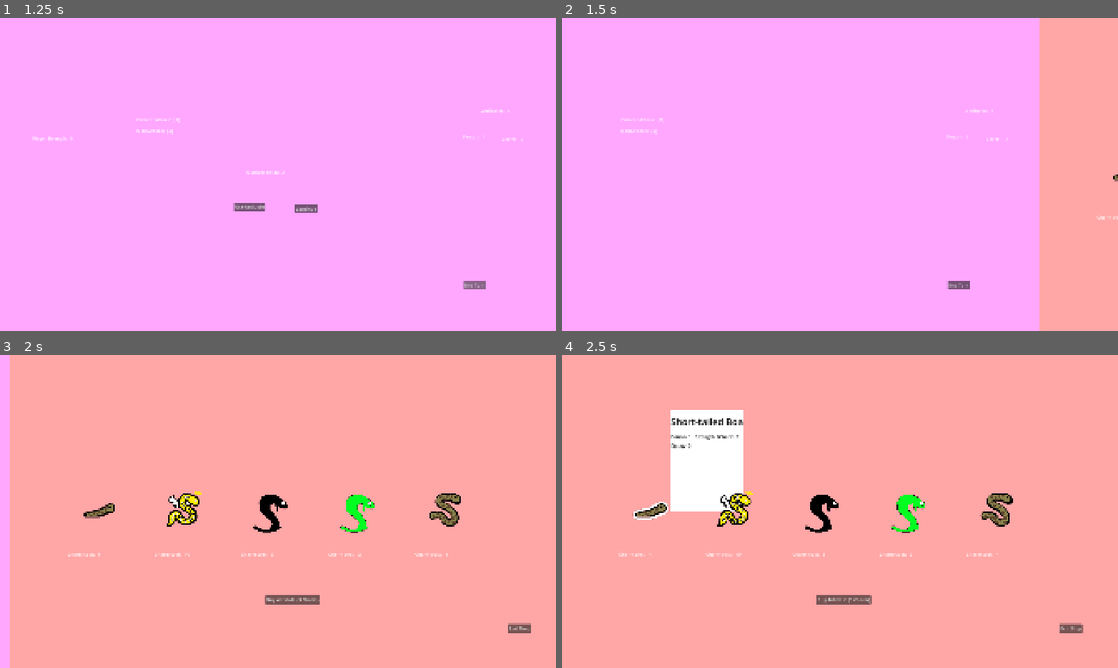
Above: before the commit, frames 1-4 (two rows, left to right).
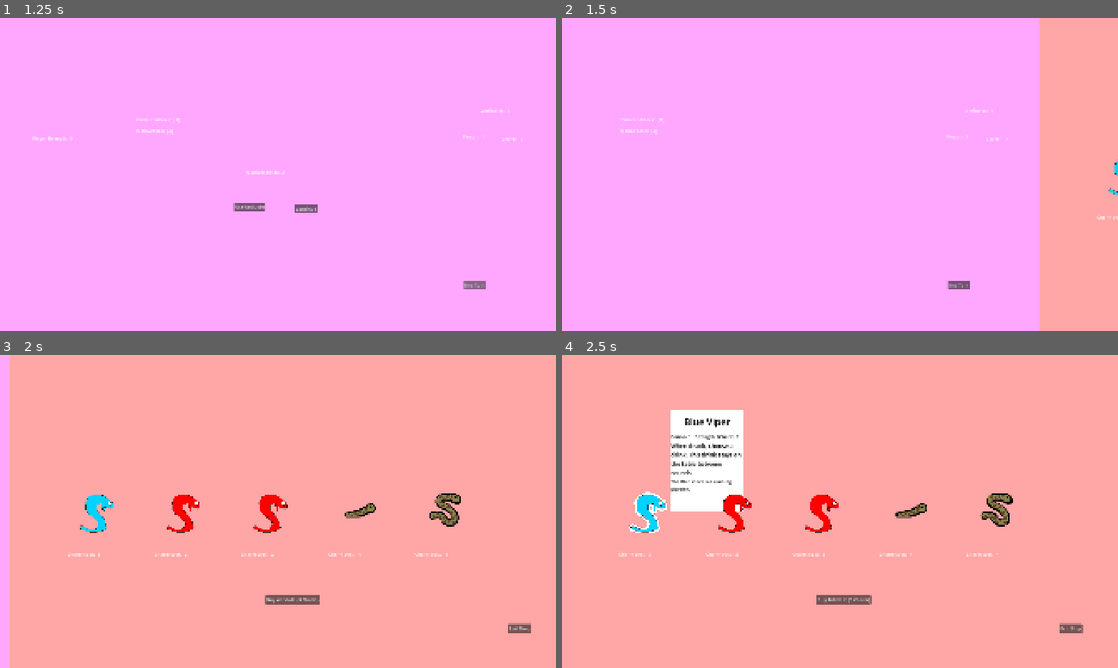
Above: after the commit, the same moments.

Repository: Novali91/Snakeeyes
Game: Godot game, scene res://01_Managers/01_StateManager/top_state_machine.tscn
The game is run twice, just before and just after one commit, with the same random seed, the same clock (stepped at 60 frames per second) and the same inputs.
Inputs (mouse positions are in pixels of both pictures, inside the frame that each line leads up to):
- Up to frame 1 (1.25 s): click "End Turn" at 0.5 s
- Up to frame 2 (1.5 s): click "Continue" at 1.25 s
- Up to frame 3 (2 s): no input
- Up to frame 4 (2.5 s): move the mouse to (662, 511) at 2.02 s; hold Right (right) from 2.03 s (still down); click (662, 511) at 2.17 s

Frame 1 is identical in both runs. In frame 2, less than 0.1% of the frame differs, in the area x 98-100%, y 45-57%; in frame 3, 1.7%; in frame 4, 2.6%, in the area x 12-66%, y 20-65%.

Commit message:
Added cannibal snake and ambush viper and reworked blue viper

Diff:
--- a/01_Managers/01_StateManager/01_States/02_Play/ability_helper.gd
+++ b/01_Managers/01_StateManager/01_States/02_Play/ability_helper.gd
@@ -26,7 +26,7 @@
 			## Make it so you can't end turn while selecting?
 			var chosen_drink: Drink = await sm.hand_manager.ability_helper.choose_drink()
 			sm.deck_manager.return_to_drawpile(chosen_drink)
-			sm.hand_manager.ability_helper.slide_drink_back(chosen_drink)
+			sm.hand_manager.ability_helper.give_drink_retain(chosen_drink)
 			sm.camera_manager.unlock_camera()
 		PLACEBOA:
 			draw_cards(1)
--- a/01_Managers/01_StateManager/02_GameStats/game_stats.gd
+++ b/01_Managers/01_StateManager/02_GameStats/game_stats.gd
@@ -34,6 +34,8 @@
 	load("res://02_Deck/02_Snakes/01_SpecificSnakes/long_boa.tres"),
 	load("res://02_Deck/02_Snakes/01_SpecificSnakes/garden_snake.tres"),
 	load("res://02_Deck/02_Snakes/01_SpecificSnakes/clairvoyant_snake.tres"),
+	load("res://02_Deck/02_Snakes/01_SpecificSnakes/ambush_viper.tres"),
+	load("res://02_Deck/02_Snakes/01_SpecificSnakes/cannibal_snake.tres")
 ]
 
 var rare_snakes: Array[SnakeResource] = [
--- a/01_Managers/04_HandManager/hand_ability_helper.gd
+++ b/01_Managers/04_HandManager/hand_ability_helper.gd
@@ -21,3 +21,13 @@
 	drink.input_pickable = false ## Placeholder: Is this how we want to do this?
 	hm.slide_manager.begin_slide_back(drink)
 	return
+
+func give_drink_retain(drink: Drink) -> void:
+	drink.attached_drink.retain = true
+	if drink.attached_drink.description == "No ability.":
+		drink.attached_drink.description = "Stays on the table between turns."
+	else:
+		drink.attached_drink.description += " Stays on the table between turns."
+
+	drink.instantiate_tooltip()
+	return
--- /dev/null
+++ b/02_Deck/01_Drinks/01_SpecificDrinks/ambush_viper_venom.tres
@@ -0,0 +1,16 @@
+[gd_resource type="Resource" script_class="DrinkResource" format=3 uid="uid://duwfy2s813wch"]
+
+[ext_resource type="Texture2D" uid="uid://khalr0y0tw6o" path="res://05_Assets/01_Art/01_DevArt/Ambush_Snake.png" id="1_axjnp"]
+[ext_resource type="Script" uid="uid://cysm36u2jsf44" path="res://02_Deck/01_Drinks/drink_resource.gd" id="1_wre0m"]
+
+[resource]
+script = ExtResource("1_wre0m")
+drink_name = "Ambush Viper Venom"
+drink_sprite = ExtResource("1_axjnp")
+poison = 2
+strength = 4
+cost = 4
+retain = true
+description = "Stays on the table between rounds."
+flavour_text = "Tastes oddly of ground-up grass..."
+metadata/_custom_type_script = "uid://cysm36u2jsf44"
--- a/02_Deck/01_Drinks/01_SpecificDrinks/blue_viper_venom.tres
+++ b/02_Deck/01_Drinks/01_SpecificDrinks/blue_viper_venom.tres
@@ -10,6 +10,6 @@
 poison = 1
 charm = 1
 special_ability = 1
-description = "On drink, put a drink back into your drawpile."
+description = "When drank, choose a drink. This drink stays on the table between rounds."
 flavour_text = "Often drank for recreational means, the Blue Viper's Venom is very hallucinogenic."
 metadata/_custom_type_script = "uid://cysm36u2jsf44"
--- /dev/null
+++ b/02_Deck/01_Drinks/01_SpecificDrinks/cannibal_snake_venom.tres
@@ -0,0 +1,16 @@
+[gd_resource type="Resource" script_class="DrinkResource" format=3 uid="uid://doxoftcmguwnt"]
+
+[ext_resource type="Script" uid="uid://cysm36u2jsf44" path="res://02_Deck/01_Drinks/drink_resource.gd" id="1_kcvr0"]
+[ext_resource type="Texture2D" uid="uid://bjvvl31o8nip7" path="res://05_Assets/01_Art/01_DevArt/red_snake.png" id="1_ymohw"]
+
+[resource]
+script = ExtResource("1_kcvr0")
+drink_name = "Cannibal Snake Venom"
+drink_sprite = ExtResource("1_ymohw")
+poison = 3
+charm = 1
+special_ability = 7
+cost = 7
+description = "Kill a snake permanently."
+flavour_text = "Luckily for us, it only eats snakes..."
+metadata/_custom_type_script = "uid://cysm36u2jsf44"
--- a/02_Deck/01_Drinks/01_SpecificDrinks/long_boa_venom.tres
+++ b/02_Deck/01_Drinks/01_SpecificDrinks/long_boa_venom.tres
@@ -12,5 +12,5 @@
 charm = 1
 special_ability = 4
 cost = 4
-description = "Draw 3"
+description = "Draw 3 drinks."
 metadata/_custom_type_script = "uid://cysm36u2jsf44"
--- a/02_Deck/01_Drinks/01_SpecificDrinks/placeboa_venom.tres
+++ b/02_Deck/01_Drinks/01_SpecificDrinks/placeboa_venom.tres
@@ -11,6 +11,6 @@
 charm = 1
 special_ability = 2
 cost = 3
-description = "Draw 1"
+description = "Draw 1 card."
 flavour_text = "Venom..??"
 metadata/_custom_type_script = "uid://cysm36u2jsf44"
--- a/02_Deck/01_Drinks/01_SpecificDrinks/short_boa_venom.tres
+++ b/02_Deck/01_Drinks/01_SpecificDrinks/short_boa_venom.tres
@@ -11,5 +11,5 @@
 charm = 1
 special_ability = 3
 cost = 4
-description = "Draw 2"
+description = "Draw 2 cards."
 metadata/_custom_type_script = "uid://cysm36u2jsf44"
--- a/02_Deck/01_Drinks/drink.gd
+++ b/02_Deck/01_Drinks/drink.gd
@@ -26,7 +26,7 @@
 
 func _ready() -> void:
 	super._ready()
-	tooltip.instantiate_drink_values(attached_drink)
+	instantiate_tooltip()
 	set_texture()
 	pass
 
@@ -49,3 +49,7 @@
 	if _hover_tween: _hover_tween.kill()
 	_hover_tween = create_tween()
 	_hover_tween.tween_property(drink_sprite, "position", Vector2.ZERO, 0.1)
+
+func instantiate_tooltip() -> void:
+	tooltip.instantiate_drink_values(attached_drink)
+	return
--- a/02_Deck/01_Drinks/drink_resource.gd
+++ b/02_Deck/01_Drinks/drink_resource.gd
@@ -17,5 +17,5 @@
 @export var retain: bool = false
 
 # For tooltip
-@export var description: String = "No ability"
+@export var description: String = "No ability."
 @export var flavour_text: String
--- /dev/null
+++ b/02_Deck/02_Snakes/01_SpecificSnakes/ambush_viper.tres
@@ -0,0 +1,16 @@
+[gd_resource type="Resource" script_class="SnakeResource" format=3 uid="uid://bxd52gd100wp"]
+
+[ext_resource type="Script" uid="uid://6sj3dk6frj4" path="res://02_Deck/02_Snakes/snake_resource.gd" id="1_lsosv"]
+[ext_resource type="Resource" uid="uid://duwfy2s813wch" path="res://02_Deck/01_Drinks/01_SpecificDrinks/ambush_viper_venom.tres" id="1_on5dn"]
+[ext_resource type="Texture2D" uid="uid://khalr0y0tw6o" path="res://05_Assets/01_Art/01_DevArt/Ambush_Snake.png" id="3_odvyq"]
+
+[resource]
+script = ExtResource("1_lsosv")
+snake_name = "Ambush Viper"
+drink_resource = ExtResource("1_on5dn")
+snake_sprite = ExtResource("3_odvyq")
+description = "Stays on the table between rounds."
+flavour_text = "Can you even see it?"
+cost = 4
+rarity = "C"
+metadata/_custom_type_script = "uid://6sj3dk6frj4"
--- a/02_Deck/02_Snakes/01_SpecificSnakes/blue_viper.tres
+++ b/02_Deck/02_Snakes/01_SpecificSnakes/blue_viper.tres
@@ -9,7 +9,7 @@
 snake_name = "Blue Viper"
 drink_resource = ExtResource("1_16v11")
 snake_sprite = ExtResource("3_ow5d2")
-description = "When drank, slide a drink back to your remaining drinks."
+description = "When drank, choose a drink. This drink stays on the table between rounds."
 flavour_text = "The Blue Viper is a cunning planner."
 cost = 3
 rarity = "S"
--- /dev/null
+++ b/02_Deck/02_Snakes/01_SpecificSnakes/cannibal_snake.tres
@@ -0,0 +1,15 @@
+[gd_resource type="Resource" script_class="SnakeResource" format=3 uid="uid://b07b8iupbex5h"]
+
+[ext_resource type="Resource" uid="uid://doxoftcmguwnt" path="res://02_Deck/01_Drinks/01_SpecificDrinks/cannibal_snake_venom.tres" id="1_aarbo"]
+[ext_resource type="Script" uid="uid://6sj3dk6frj4" path="res://02_Deck/02_Snakes/snake_resource.gd" id="1_wgvlc"]
+[ext_resource type="Texture2D" uid="uid://74xiq8gf18vb" path="res://05_Assets/01_Art/01_DevArt/red_poison.png" id="3_6w75r"]
+
+[resource]
+script = ExtResource("1_wgvlc")
+snake_name = "Cannibal Snake"
+drink_resource = ExtResource("1_aarbo")
+snake_sprite = ExtResource("3_6w75r")
+description = "Kill a snake permanently."
+cost = 7
+rarity = "R"
+metadata/_custom_type_script = "uid://6sj3dk6frj4"
Binary file added: 05_Assets/01_Art/01_DevArt/Ambush_Snake.png
Not shown, added: 05_Assets/01_Art/01_DevArt/Ambush_Snake.png.import
